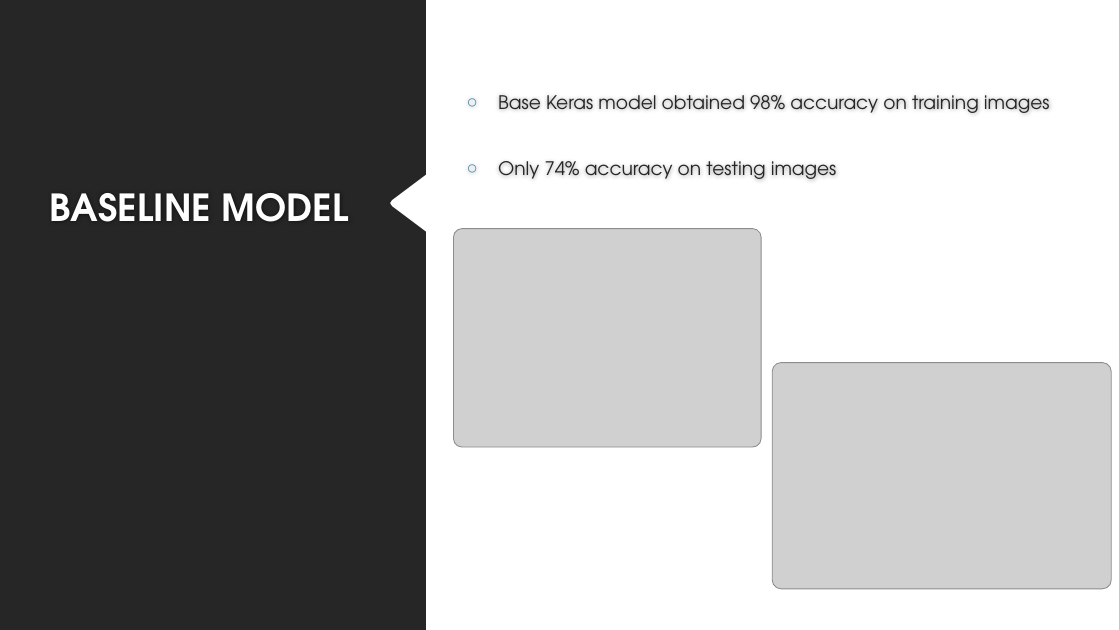
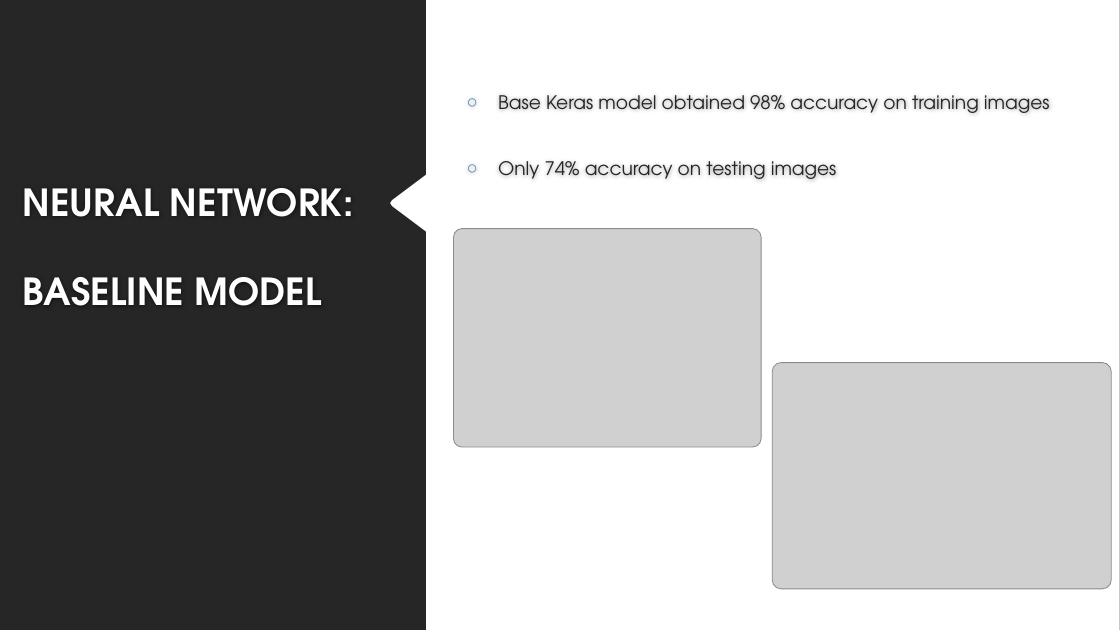
Before and after one commit to asadrahman0094/PneumoniaNeuralNetwork, a slide deck: slide 5 of module 4 final project.pptx (slide 4 before the commit). Drawn at 1120x630 pixels with LibreOffice and Linux fonts; fonts in the diff are those of the drawing; grey boxes stand for pictures; background and template pictures are left out. Boxes give left, top, right and bottom in pixels: in the first picture for what was removed or moved away, otherwise in the second. Text is boxed around its words. In the diff, an @@ line names an element or a change of style, - is before the commit and + after.

```diff
--- a/module 4 final project.pptx
+++ b/module 4 final project.pptx
@@ title at (23, 188, 354, 306): text changed @@
-BASELINE MODEL
+NEURAL NETWORK:
+BASELINE MODEL
```
Also in this commit, not shown: 1 other slide changed, 1 slide added, 1 other file.
